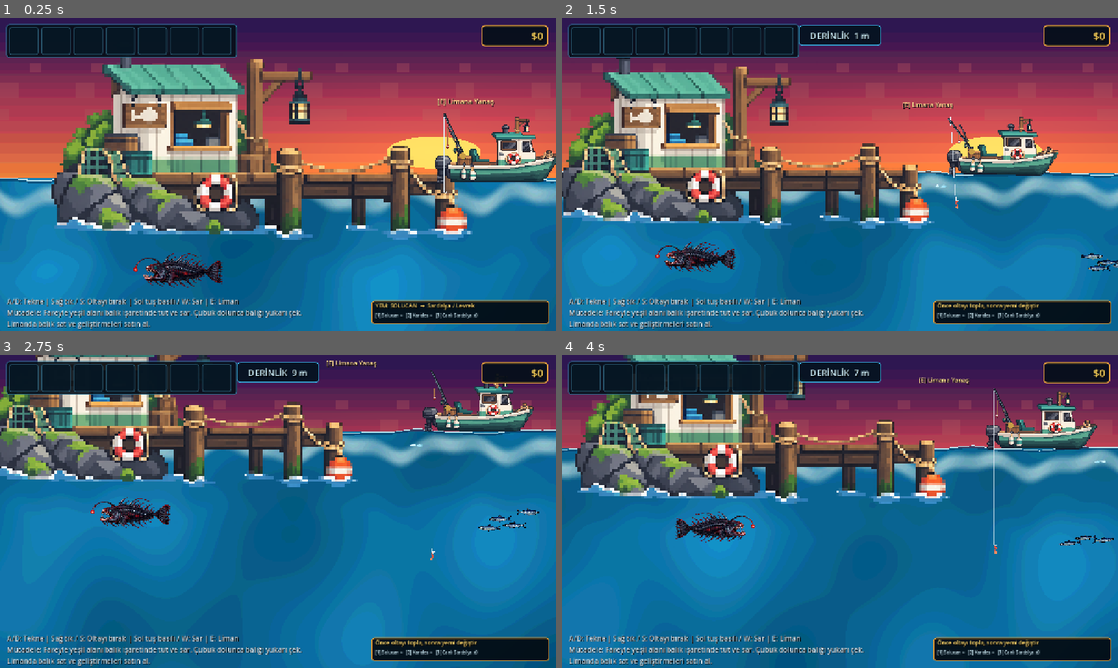
Above: before the commit, frames 1-4 (two rows, left to right).
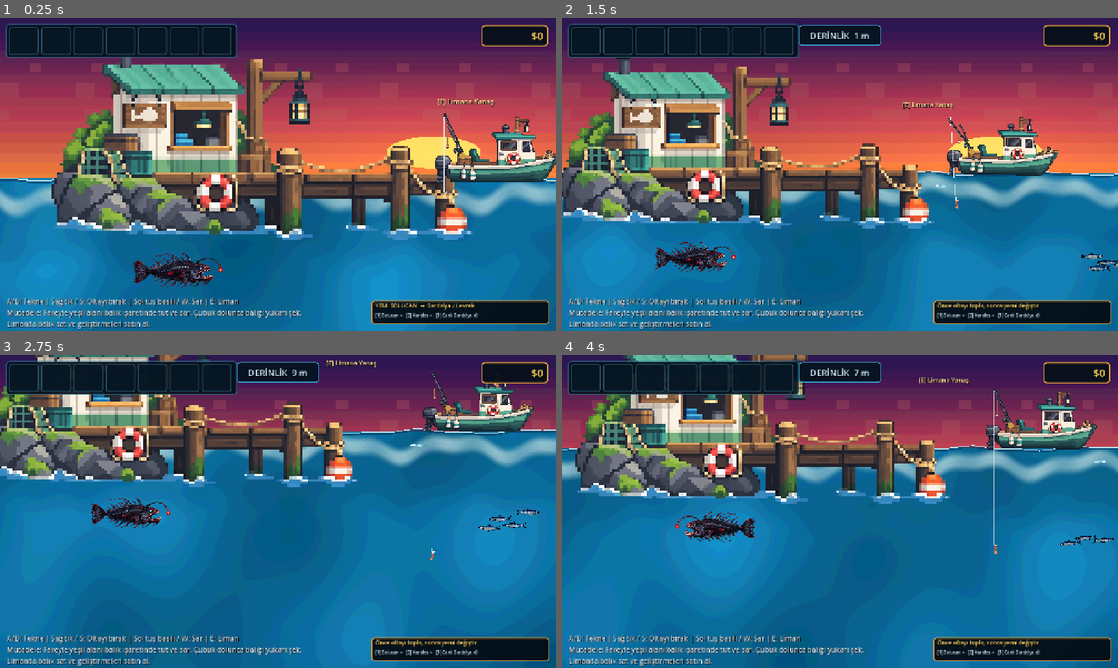
Above: after the commit, the same moments.

Repository: mirackayademir/TinyFisher
Game: Godot game, scene res://scenes/world.tscn
Same seed, same stepped clock (60 frames per second), same inputs: the game is played once before the commit and once after it.
Inputs (mouse positions are in pixels of both pictures, inside the frame that each line leads up to):
- Up to frame 1 (0.25 s): no input
- Up to frame 2 (1.5 s): tap Enter at 0.5 s; move the mouse to (962, 158) at 0.52 s; hold D (move_right) 0.53-1.28 s; tap E (dock) at 0.6 s; click (962, 158) at 0.67 s; move the mouse to (728, 190) at 1.27 s; hold S from 1.28 s (still down); tap 1 at 1.35 s
- Up to frame 3 (2.75 s): move the mouse to (333, 442) at 2.02 s; release S at 2.03 s; hold D (move_right) from 2.03 s (still down); tap 2 at 2.1 s
- Up to frame 4 (4 s): move the mouse to (812, 574) at 2.77 s; release D (move_right) at 2.78 s; hold W 2.78-3.53 s; tap 3 at 2.85 s; click (812, 574) at 2.92 s; move the mouse to (1006, 558) at 3.52 s; hold A (move_left) from 3.53 s (still down); tap E (dock) at 3.6 s

The runs differ from the first frame. In frame 1, 1.0% of the frame differs, in the area x 24-41%, y 75-87%; in frame 2, 0.8%; in frame 3, 0.8%; in frame 4, 0.8%.

Commit message:
Fix Leviathan swim facing direction

Diff:
--- a/scenes/approved_fish_art.gd
+++ b/scenes/approved_fish_art.gd
@@ -116,7 +116,8 @@
 	var wave_y: float = sin(_time * 1.10) * 8.0
 	_leviathan_sprite.global_position = _leviathan_origin + Vector2(wave_x, wave_y)
 	_leviathan_sprite.rotation = sin(_time * 0.85) * 0.015
-	_leviathan_sprite.flip_h = cos(_time * 0.55) < 0.0
+	# Gorselin orijinal yonu test hareketine ters oldugu icin flip mantigi terslendi.
+	_leviathan_sprite.flip_h = cos(_time * 0.55) > 0.0
 
 
 func get_texture_for_fish(fish_type: String) -> Texture2D:
